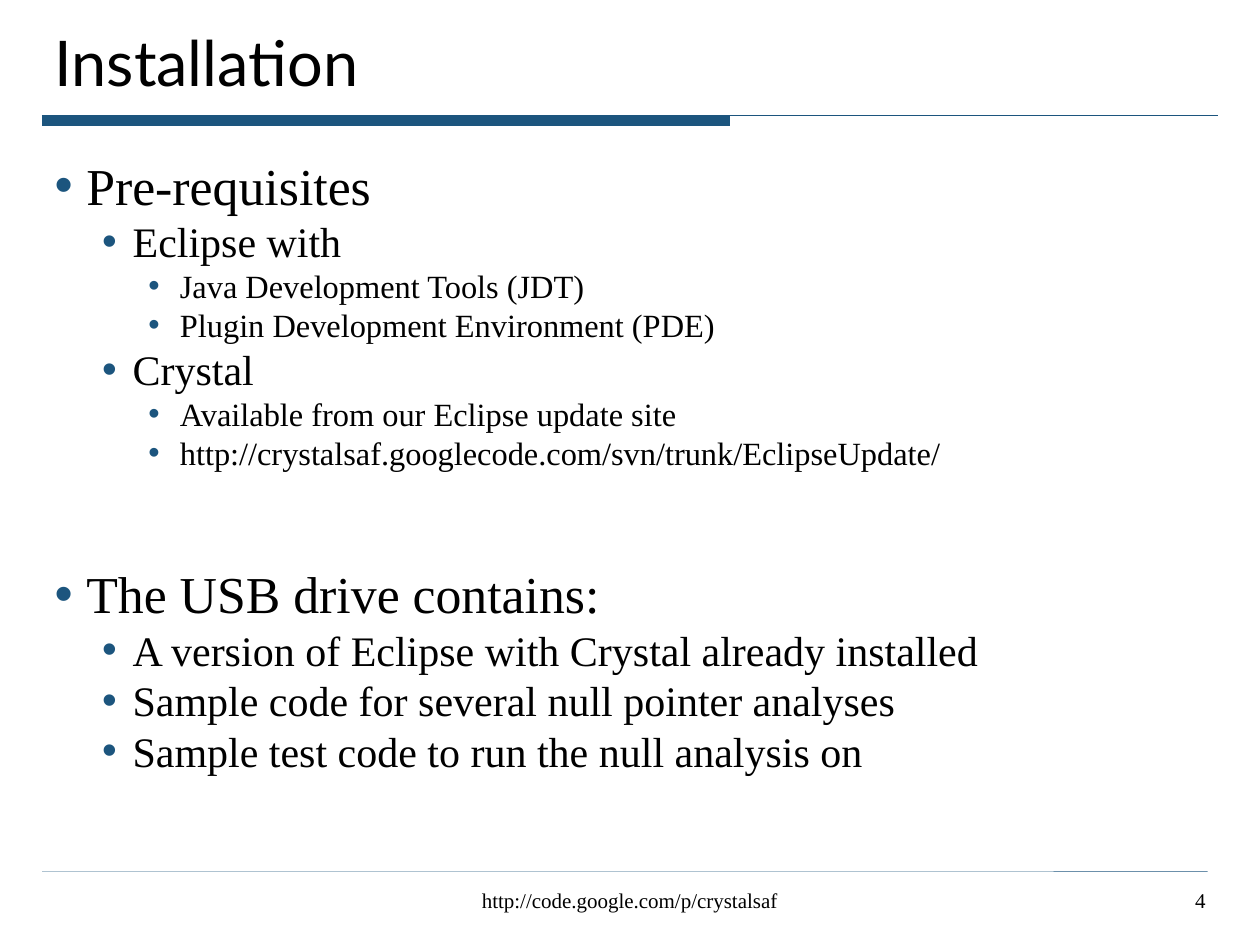
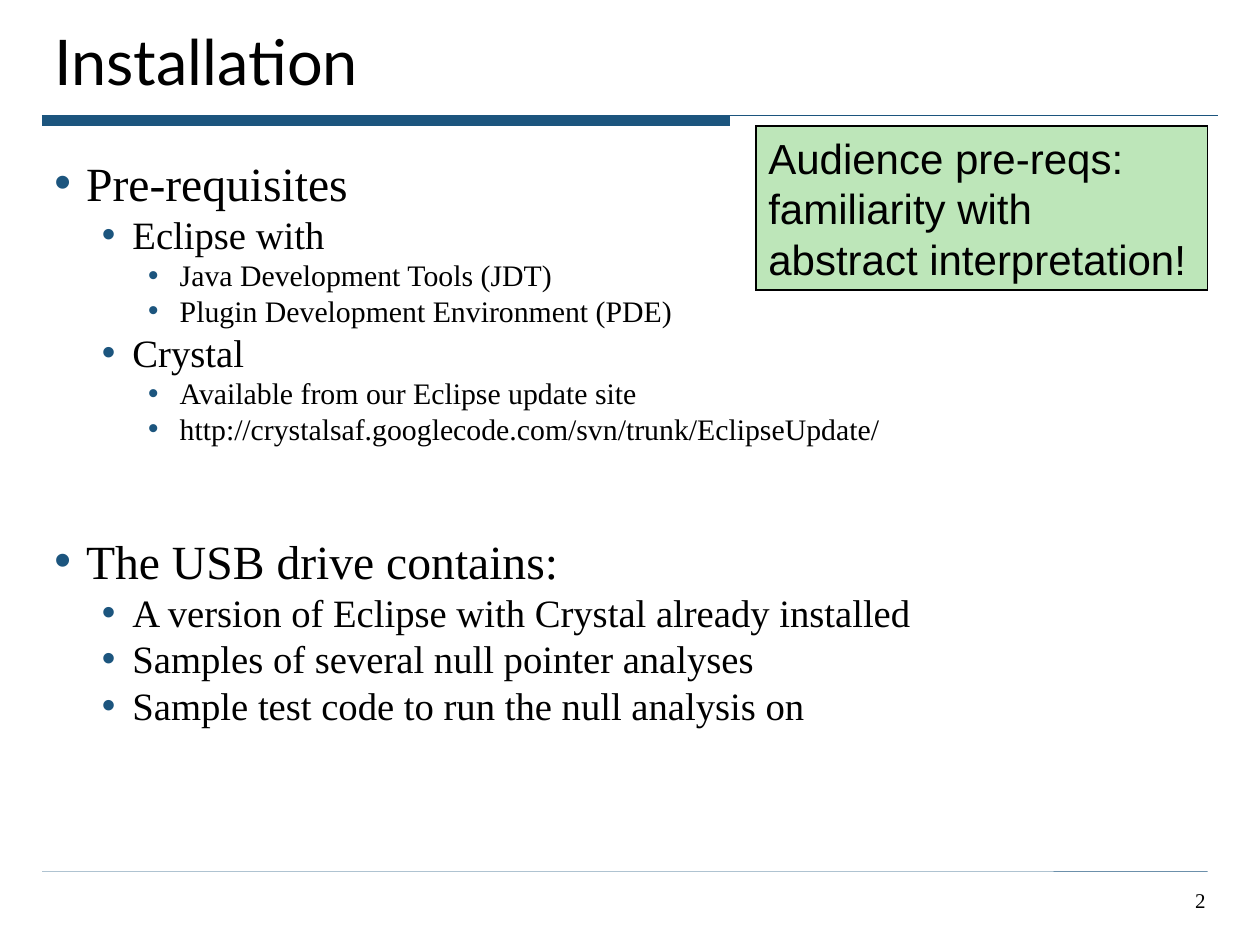
Before and after one commit to ciera/crystalsaf, a slide deck: slide 2 of TutorialExamples/CrystalTutorial.ppt (slide 4 before the commit). Drawn at 1260x945 pixels with LibreOffice and Linux fonts; fonts in the diff are those of the drawing. Boxes give left, top, right and bottom in pixels: in the first picture for what was removed or moved away, otherwise in the second. Text is boxed around its words. In the diff, an @@ line names an element or a change of style, - is before the commit and + after.

```diff
--- a/TutorialExamples/CrystalTutorial.ppt
+++ b/TutorialExamples/CrystalTutorial.ppt
@@ rectangle added at box(756, 126, 1207, 290), fill #BDE6B9, outline #000000 0.74 pt, 24 pt, text #000000 @@
+Audience pre-reqs: familiarity with
+abstract interpretation!
@@ text at box(86, 169, 910, 728): size 29.6 to 27.2 pt in "Pre-requisites", "The USB drive contains:"; size 24.1 to 22.1 pt in "Eclipse with", "Crystal", "A version of Eclipse with Crystal already ...", "Sample test code to run the null ..."; size 18.5 to 17 pt in "Java Development Tools (JDT)", "Plugin Development Environment (PDE)", "Available from our Eclipse update site", "http://crystalsaf.googlecode.com/svn/trunk/EclipseUpdate/" @@
@@ text at box(132, 645, 754, 681): text changed; size 24.1 to 22.1 pt @@
-  • Sample code for several null pointer analyses
+  • Samples of several null pointer analyses
@@ text removed at box(482, 893, 778, 913) @@
-http://code.google.com/p/crystalsaf
@@ page number at box(1195, 894, 1205, 908): text changed @@
-4
+2
```
Also in this commit, not shown: 35 other slides changed, 2 slides added.
